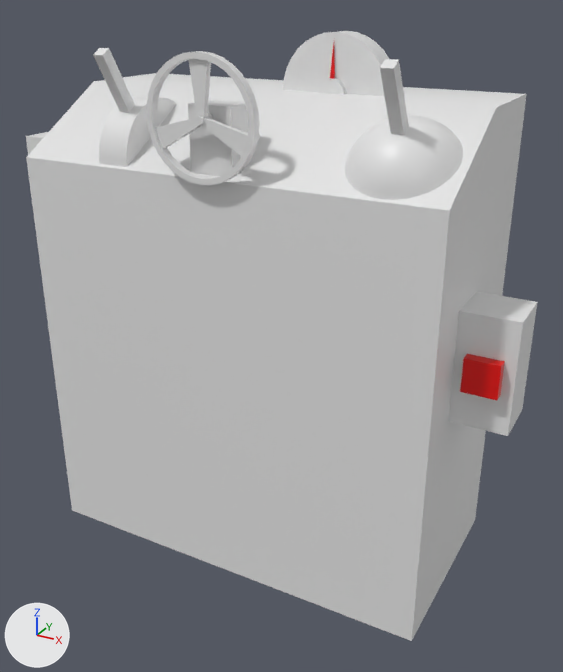
Before and after pictures for a commit that changed the Blender file SampleAssets/.Blender/Controller.blend.
Both versions are drawn from a 50 mm lens placed at (0.707, -1.041, 1.06), pointed at (0.034, 0.183, 0.448). Every picture has the same lights, and +X, +Y and +Z are marked at lower left.

Names of what the first picture shows: 'Controller', 'Fixed'.
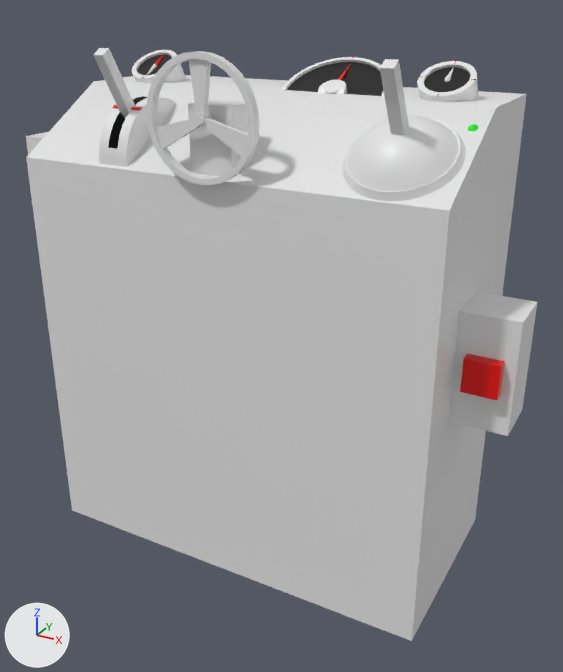
Edits to the bpy script that builds the scene:
```text
Add mat_lamp_greeen:
    mat_lamp_greeen = principled_material('Lamp_Greeen')
    mat_lamp_greeen.base_color = (0.0, 0.8, 0.00447)  # green #00e70e
Change me_cube:
    used by ob_controller; location = (0.0, 0.0, 0.0); rotation_euler = (1.571, 0.0, 0.0), in degrees (90, 0, 0)
    verts and faces of me_cube; kept vertices keep their numbers, new ones are numbered from 248
    before: 211 (0.095, 0.9, -0.241) at pixel (328, 93), 212 (0.105, 0.9, -0.241) at pixel (333, 93), 213 (0.105, 0.9, -0.249), 214 (0.095, 0.9, -0.249), 215 (0.1, 0.99, -0.249) at pixel (334, 38)
    remove me_cube.from_pydata(...)  # 248 vertices, 214 faces; spans x -0.48..0.48, y 0.4..0.99, z -0.39..0.02
    add me_cube.from_pydata(...)  # 266 vertices, 230 faces; spans x -0.48..0.48, y 0.43..0.98, z -0.39..0.02
    me_cube part 1
    add verts[211] = (0.095, 0.908, -0.246)  # moved, pixel (329, 88)
    add verts[212] = (0.105, 0.908, -0.246)  # moved, pixel (334, 88)
    add verts[213] = (0.105, 0.901, -0.25)  # moved
    add verts[214] = (0.095, 0.901, -0.25)  # moved
    add verts[215] = (0.1, 0.946, -0.327)  # moved, pixel (352, 62)
    me_cube part 2
    18 vertices are added at x -0.302..0.302, y 0.91..0.948, z -0.299..-0.235
    12 new faces join them, mat_mat_white (white #e7e7e7)
    4 new faces join them, mat_mat_red (red #e70300)
Change me_cube_001:
    used by ob_fixed; location = (0.0, 0.0, 0.0); rotation_euler = (1.571, 0.0, 0.0), in degrees (90, 0, 0)
    remove me_cube_001.from_pydata(...)  # 335 vertices, 340 faces; spans x -0.5..0.5, y 0.0..1.0, z -0.4..0.0
    add me_cube_001.from_pydata(...)  # 783 vertices, 750 faces, 5 loose edges; spans x -0.5..0.5, y 0.0..0.957, z -0.4..0.0
    me_cube_001 part 3: a new loose piece of 108 vertices spanning x 0.25..0.346, y 0.852..0.957, z -0.34..-0.224
    me_cube_001 part 4: a new loose piece of 108 vertices spanning x -0.346..-0.25, y 0.852..0.957, z -0.34..-0.224
    me_cube_001 part 5: a new loose piece of 49 vertices spanning x 0.371..0.387, y 0.87..0.879, z -0.161..-0.148, in mat_lamp_greeen (green #00e70e)
    me_cube_001 part 6: 95 vertices removed from x 0.0..0.39, y 0.78..1.0, z -0.3..-0.005; 223 vertices added at x 0.0..0.393, y 0.78..0.955, z -0.362..-0.001
    me_cube_001 part 7: 55 vertices added at x -0.23..-0.17, y 0.778..0.891, z -0.166..-0.005
    add me_cube_001.materials.append(mat_mat_red)  # red #e70300
    add me_cube_001.materials.append(mat_mat_black)  # black #000000
    add me_cube_001.materials.append(mat_lamp_greeen)  # green #00e70e
```

Changed parts and their boxes (x1, y1, x2, y2) in the pictures (563 x 672 px; the box of a moved part takes in the faces that stretch with it):
'Fixed', reshaped: before (26, 31, 537, 641); after (26, 50, 537, 641)
'Controller', reshaped: before (93, 44, 505, 400); after (93, 48, 505, 400)
part 1 of me_cube, moved or reshaped: before (330, 44, 335, 79); after (337, 64, 351, 80)
part 2 of me_cube, added: after (147, 55, 454, 82)
part 3 of me_cube_001, added: after (417, 61, 478, 102)
part 4 of me_cube_001, added: after (132, 50, 186, 83)
part 5 of me_cube_001, added: after (468, 124, 478, 131)
part 6 of me_cube_001, built on: before (283, 31, 463, 200); after (282, 57, 466, 202)
part 7 of me_cube_001, added: after (99, 96, 150, 167)
